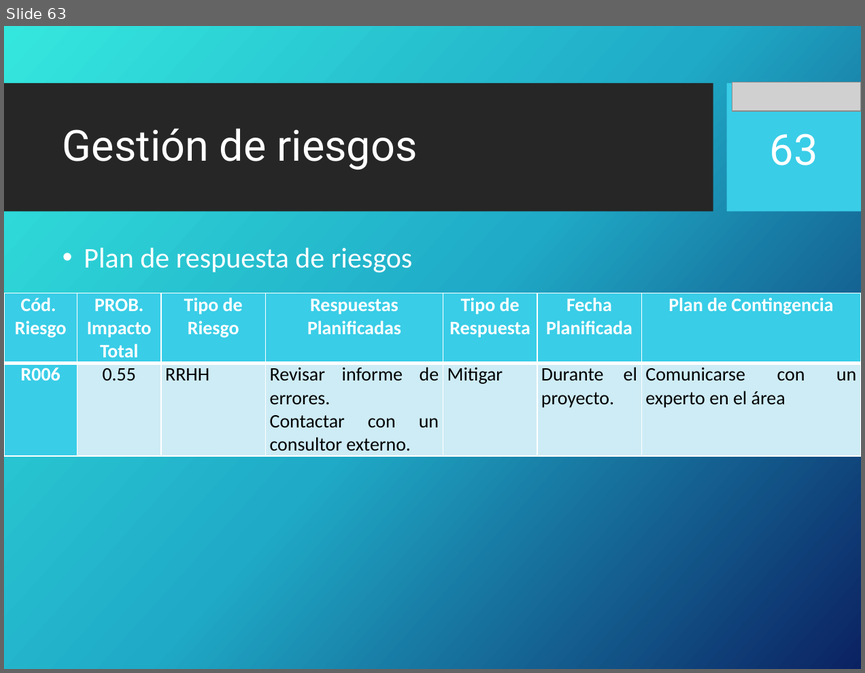
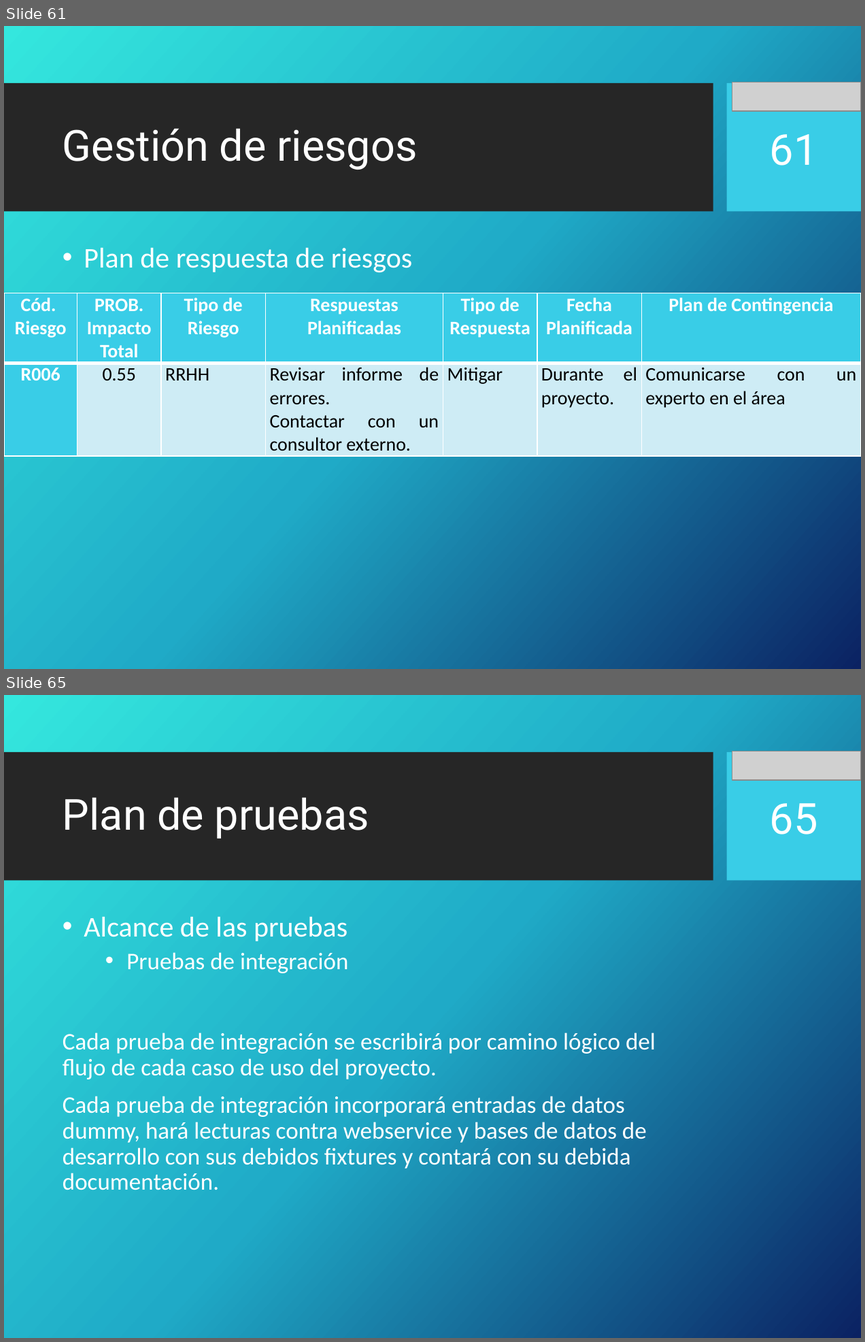
Before and after one commit to portafolio2016/hipocrates, a slide deck: docs/plan-de-proyecto/ppt-iteracion1.pptx. Shown one above the other, each under a label of ours: slide 63 before the commit, slides 61 and 65 after it; the slides between them are not shown. The pictures are 865x673 and 865x1342 pixels, drawn with LibreOffice and Linux fonts; fonts in the diff are those of the drawing; grey boxes stand for pictures; background and template pictures are left out. Boxes give left, top, right and bottom in pixels: in the first picture for what was removed or moved away, otherwise in the second. Text is boxed around its words. In the diff, an @@ line names an element or a change of style, - is before the commit and + after.

```diff
--- a/docs/plan-de-proyecto/ppt-iteracion1.pptx
+++ b/docs/plan-de-proyecto/ppt-iteracion1.pptx
@@ slide 65 added at bbox=[4, 695, 861, 1338], background picture (left out); not listed: 2 template elements that a slide beside it also shows @@
@@ picture added at bbox=[732, 751, 861, 781] @@
@@ title added at bbox=[62, 797, 369, 838], 36 pt, text #FFFFFF @@
+Plan de pruebas
@@ page number added at bbox=[770, 803, 818, 834], 36 pt, text #FFFFFF @@
+65
@@ text added at bbox=[62, 917, 655, 1190], 20 pt, text #FFFFFF @@
+• Alcance de las pruebas
+  • Pruebas de integración
+Cada prueba de integración se escribirá por camino lógico del flujo de cada caso de uso del proyecto.
+Cada prueba de integración incorporará entradas de datos dummy, hará lecturas contra webservice y bases de datos de desarrollo con sus debidos fixtures y contará con su debida documentación.
@@ what was slide 63 is now slide 61 @@
@@ page number at bbox=[770, 134, 818, 165]: text changed @@
-63
+61
```
Also in this commit, not shown: 1 slide changed, 23 other slides added, 3 slides removed.
